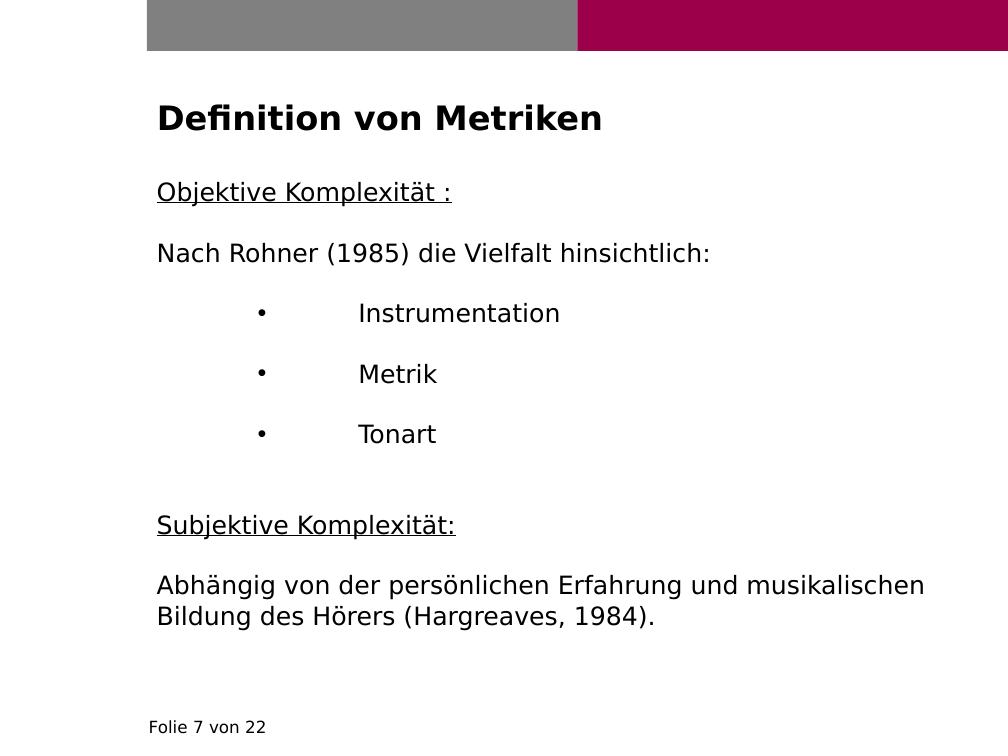
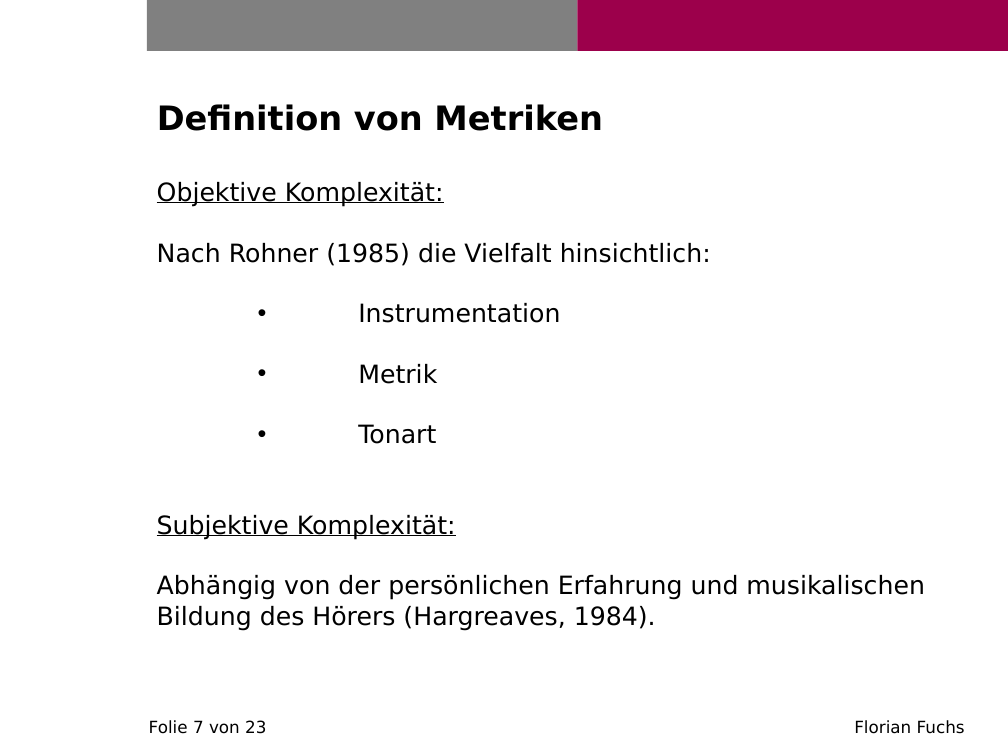
Before and after one commit to fuchsflo90/beatlesAnalysis, a slide deck: slide 7 of Präsentation/fuchs_florian_abschlusspraesentation_ma.pptx. Drawn at 1008x756 pixels with LibreOffice and Linux fonts; fonts in the diff are those of the drawing; background and template pictures are left out. Boxes give left, top, right and bottom in pixels: in the first picture for what was removed or moved away, otherwise in the second. Text is boxed around its words. In the diff, an @@ line names an element or a change of style, - is before the commit and + after.

```diff
--- a/Präsentation/fuchs_florian_abschlusspraesentation_ma.pptx
+++ b/Präsentation/fuchs_florian_abschlusspraesentation_ma.pptx
@@ text at (x1=157, y1=182, x2=444, y2=207): spaces changed @@
-Objektive Komplexität :
+Objektive Komplexität:
@@ text at (x1=149, y1=720, x2=965, y2=734): text changed @@
-Folie 7 von 22
+Folie 7 von 23 Florian Fuchs
```
Also in this commit, not shown: 21 other slides changed, 1 slide added.
